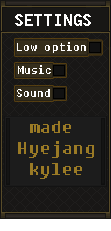
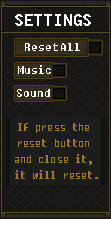
Layered file, before and after one edit (111px x 231px). Changes by layer:
renamed "Low option" to "ResetAll", painted on it over (17, 42, 86, 53)
renamed "made Hyejang kylee" to "If press the reset button and close it, it will reset.", painted on it over (15, 121, 98, 179)
